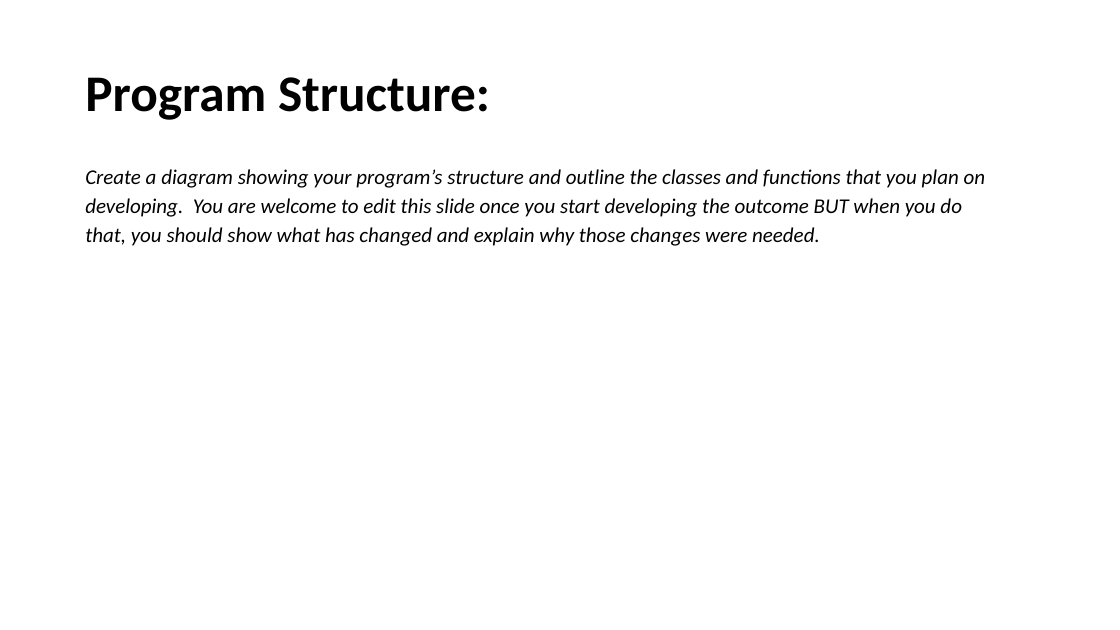
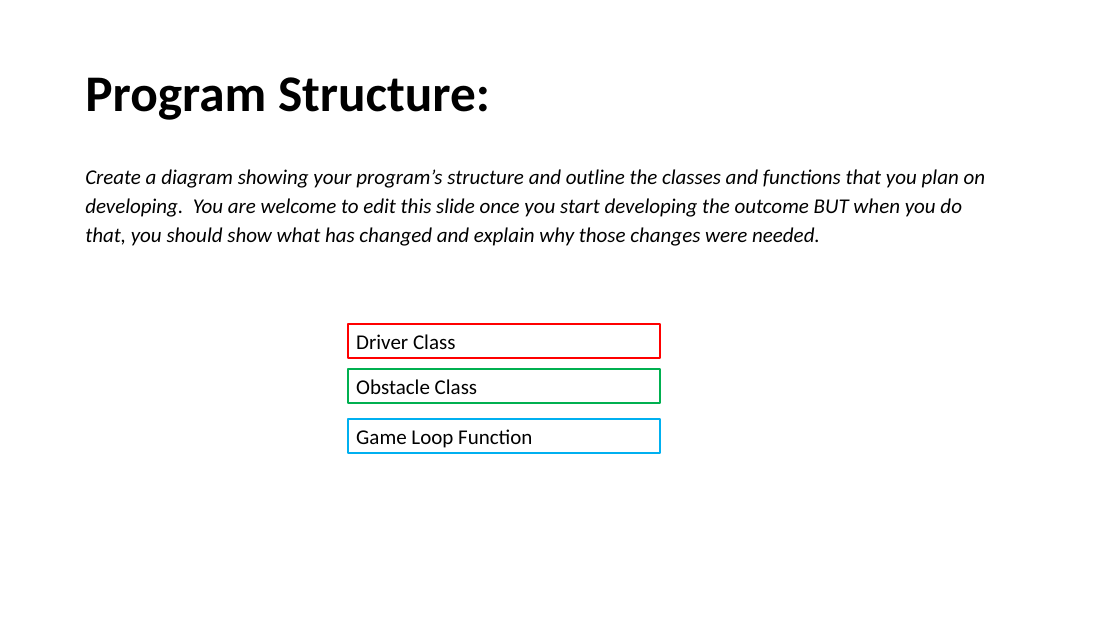
Before and after one commit to SmitieC/Assessment, a slide deck: slide 8 of 3.7 and 3.8 Documentation Template (1).pptx. Drawn at 1120x630 pixels with LibreOffice and Linux fonts; fonts in the diff are those of the drawing. Boxes give left, top, right and bottom in pixels: in the first picture for what was removed or moved away, otherwise in the second. Text is boxed around its words. In the diff, an @@ line names an element or a change of style, - is before the commit and + after.

```diff
--- a/3.7 and 3.8 Documentation Template (1).pptx
+++ b/3.7 and 3.8 Documentation Template (1).pptx
@@ rectangle added at [348, 324, 660, 358], outline #FF0000 1.5 pt, 18 pt, text #000000 @@
+Driver Class
@@ rectangle added at [348, 369, 660, 402], outline #00B050 1.5 pt, 18 pt, text #000000 @@
+Obstacle Class
@@ rectangle added at [348, 419, 660, 453], outline #00B0F0 1.5 pt, 18 pt, text #000000 @@
+Game Loop Function
```
Also in this commit, not shown: 9 other slides changed, 23 slides added, 8 other files.
